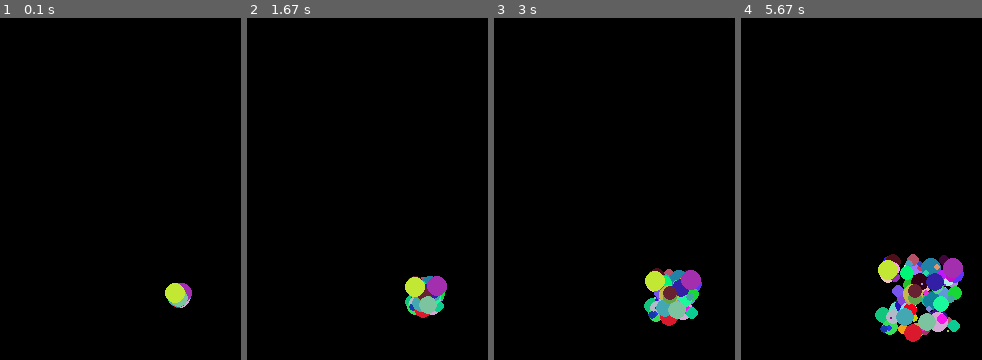
Above: before the commit, frames 1-4 (left to right).
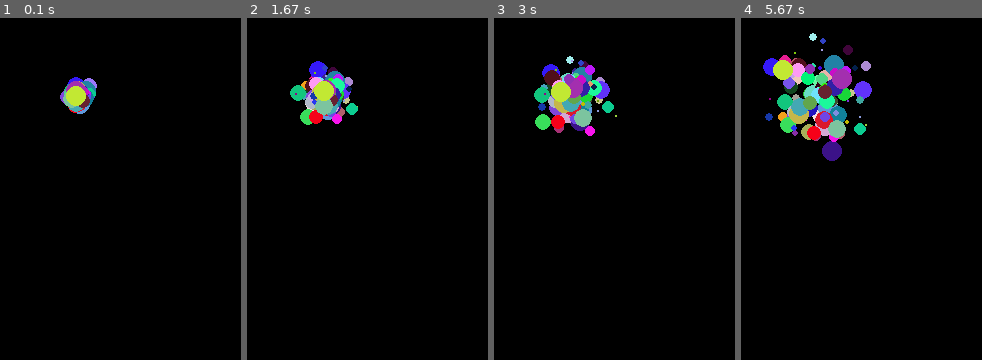
Above: after the commit, the same moments.

Repository: sagieppel/PyGame2
Game: pygame game, started from Lesson3.py
Two runs of this game, one before a commit and one after it. Both use one fixed random seed, a clock stepped at 60 frames per second and the inputs below.
Inputs:
- Up to frame 1 (0.1 s): no input
- Up to frame 2 (1.67 s): no input
- Up to frame 3 (3 s): no input
- Up to frame 4 (5.67 s): no input

The runs differ from the first frame. In frame 1, 1.8% of the frame differs, in the area x 24-80%, y 17-85%; in frame 2, 4.9%; in frame 3, 7.6%; in frame 4, 14%, in the area x 9-93%, y 4-95%.

Commit message:
Update Lesson3.py

Diff:
--- a/Lesson3.py
+++ b/Lesson3.py
@@ -10,12 +10,13 @@
   circle["size"]= random.randint(1,10)
   circle["xspeed"]=random.randint(-100,100)/1000
   circle["yspeed"]=random.randint(-100,100)/1000
+  circle["noise"]=0.01
   return circle
 
 #------------------Draw a circle--------------------------------------------------------
 def update(circle):
-    circle["x"] += circle["xspeed"]
-    circle["y"] += circle["yspeed"]
+    circle["x"] +=  circle["xspeed"]+random.randint(-100,100)*circle["noise"]
+    circle["y"] += circle["yspeed"]+random.randint(-100,100)*circle["noise"]
     pygame.draw.circle(screen, circle["color"], [int(circle["x"]),int(circle["y"])], int(circle["size"]))
 
 #----------------initiate pygame---------------------------------------------------------
@@ -24,7 +25,7 @@
 screen=pygame.display.set_mode([screensize,screensize])
 ar=[]
 for i in range(100):
-     circle = create(300, 400)
+     circle = create(200, 200)
      ar.append(circle)
 #----------------------------Main loop--------------------------------------------------------------------
 for i in range(1000000):
